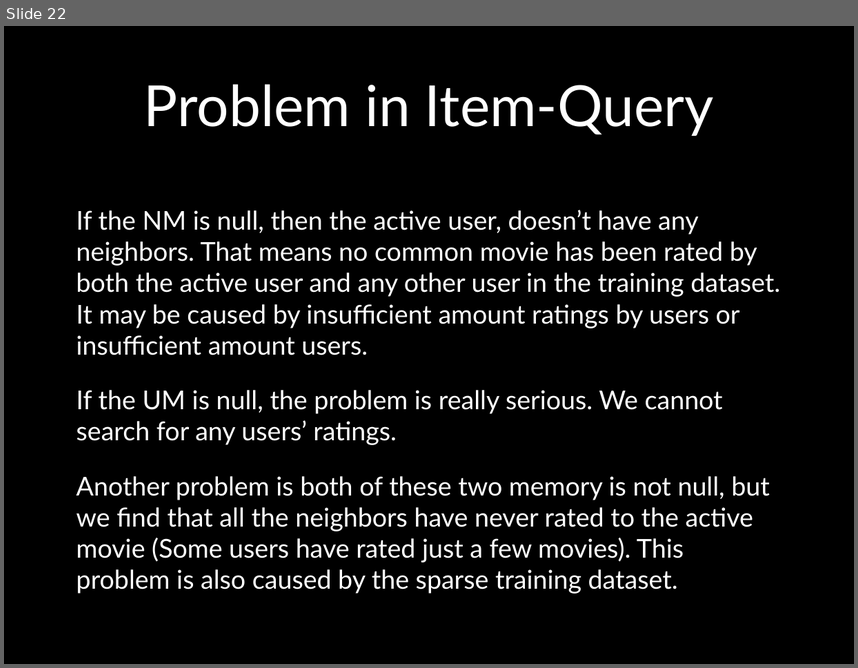
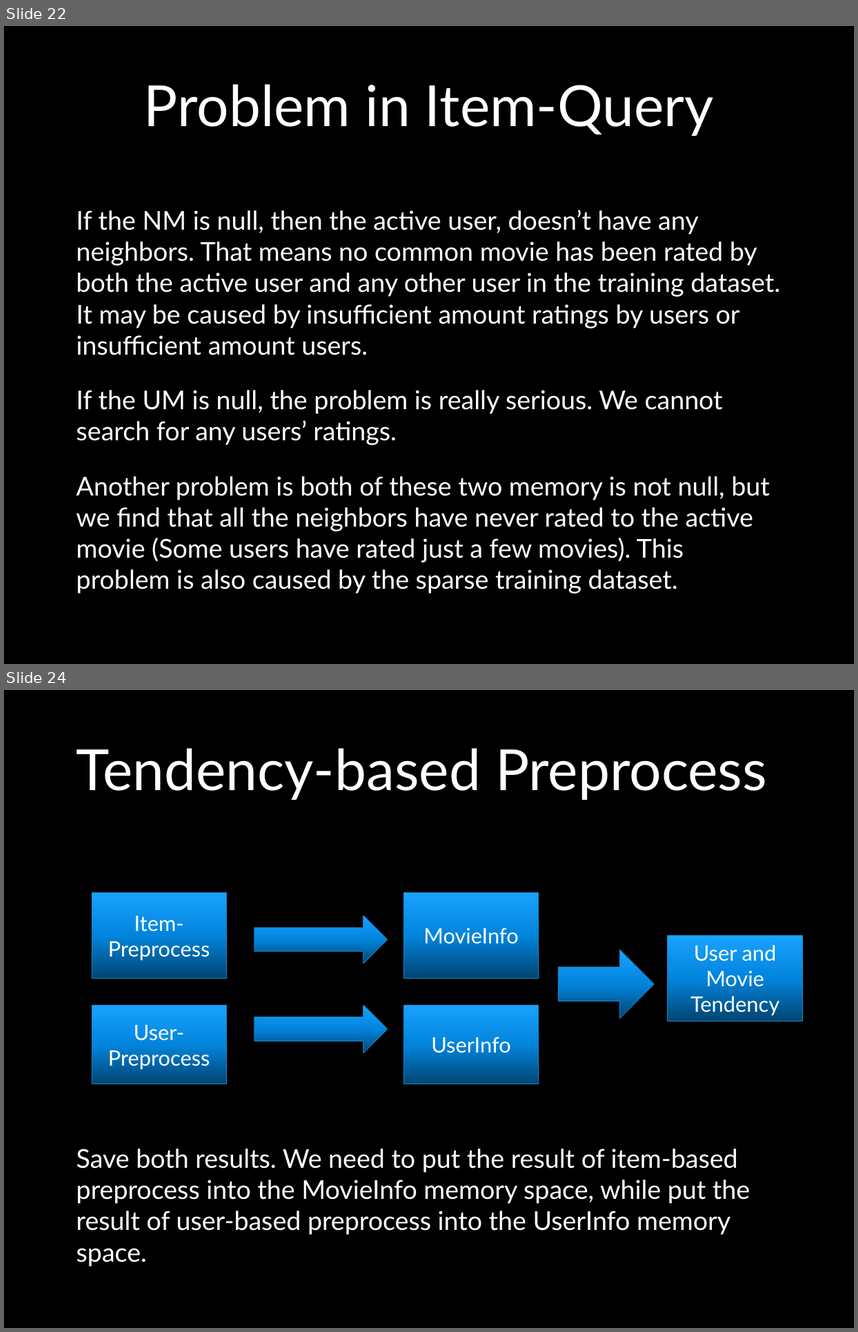
Before and after one commit to UCSBGauchos/MAE-data, a slide deck: Final Presentation.pptx. Shown one above the other, each under a label of ours: slide 22 before the commit, slides 22 and 24 after it; the slides between them are not shown. The pictures are 858x668 and 858x1332 pixels, drawn with LibreOffice and Linux fonts; fonts in the diff are those of the drawing; background and template pictures are left out. Boxes give left, top, right and bottom in pixels: in the first picture for what was removed or moved away, otherwise in the second. Text is boxed around its words. In the diff, an @@ line names an element or a change of style, - is before the commit and + after.

```diff
--- a/Final Presentation.pptx
+++ b/Final Presentation.pptx
@@ slide 24 added at box(4, 690, 854, 1328), background picture (left out) @@
@@ title added at box(76, 748, 767, 800), 48 pt, text #FFFFFF @@
+Tendency-based Preprocess
@@ rectangle added at box(92, 892, 227, 978), fill gradient #014573 to #0285DD to #1AA3FF, outline #1884CD 0.5 pt, 18 pt, text #FFFFFF @@
+Item-Preprocess
@@ rectangle added at box(404, 892, 539, 978), fill gradient #014573 to #0285DD to #1AA3FF, outline #1884CD 0.5 pt, 18 pt, text #FFFFFF @@
+MovieInfo
@@ right arrow added at box(254, 915, 386, 963), fill gradient #014573 to #0285DD to #1AA3FF, outline #1884CD 0.5 pt @@
@@ rectangle added at box(668, 936, 803, 1021), fill gradient #014573 to #0285DD to #1AA3FF, outline #1884CD 0.5 pt, 18 pt, text #FFFFFF @@
+User and Movie Tendency
@@ right arrow added at box(558, 950, 654, 1018), fill gradient #014573 to #0285DD to #1AA3FF, outline #1884CD 0.5 pt @@
@@ rectangle added at box(92, 1005, 227, 1085), fill gradient #014573 to #0285DD to #1AA3FF, outline #1884CD 0.5 pt, 18 pt, text #FFFFFF @@
+User-Preprocess
@@ right arrow added at box(254, 1005, 386, 1053), fill gradient #014573 to #0285DD to #1AA3FF, outline #1884CD 0.5 pt @@
@@ rectangle added at box(404, 1005, 539, 1085), fill gradient #014573 to #0285DD to #1AA3FF, outline #1884CD 0.5 pt, 18 pt, text #FFFFFF @@
+UserInfo
@@ text added at box(76, 1148, 750, 1266), 22 pt, text #FFFFFF @@
+Save both results. We need to put the result of item-based preprocess into the MovieInfo memory space, while put the result of user-based preprocess into the UserInfo memory space.
```
Also in this commit, not shown: 2 slides changed, 8 other slides added.
